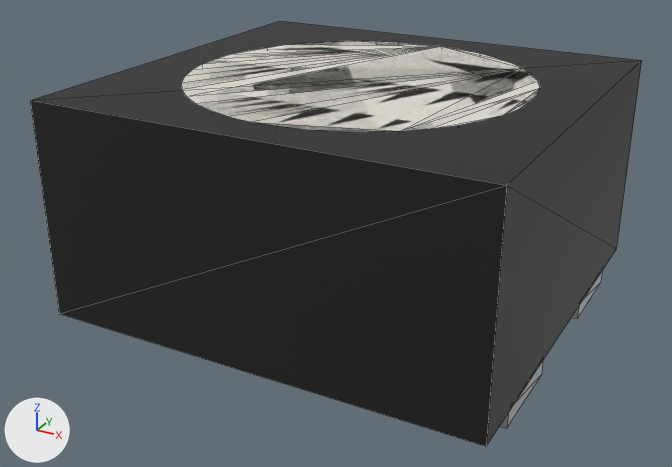
An edit to the glTF model parts/sk68xxmini-hs/sk68xxmini-hs.glb, drawn before and after from the same camera.
Both versions are drawn from a camera (50 mm lens) standing at (0.00339, -0.00657, 0.00383) and looking at (-0.0001, -0.00022, 0.00065). Arrows for +X, +Y and +Z are at lower left; the lights stay in place. The picture after the commit comes second. Mesh edges are drawn as thin lines. Where no turn or scale is listed for an object, it has been applied to the vertices. Vertices at exactly the same position are counted once.
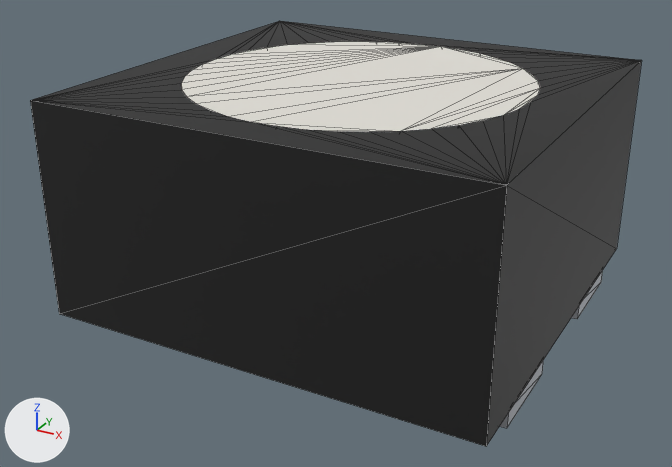
The change, as JSON lines over the scene's bpy script:
```json
{"block": "me_mesh_0", "where": "# used by ob_mesh_0; location = (0.0, 0.0, 0.00105)"}
{"op": "remove", "block": "me_mesh_0", "code": "me_mesh_0.from_pydata(...)  # 8 vertices, 12 faces; spans x -0.00185..0.00185, y -0.00175..0.00175, z -0.0009..0.0009"}
{"op": "add", "block": "me_mesh_0", "code": "me_mesh_0.from_pydata(...)  # 92 vertices, 180 faces; spans x -0.00185..0.00185, y -0.00175..0.00175, z 0.00015..0.00195"}
{"block": "me_mesh_0", "change": "me_mesh_0 part 1: the whole mesh is rebuilt"}
{"op": "set", "path": "ob_mesh_0.location", "old": "(0.0, 0.0, 0.00105)", "new": "(0.0, 0.0, 0.0)"}
```

Changed parts and their boxes [x1, y1, x2, y2] in the pictures (672 x 467 px):
```json
{"object": "Mesh_0", "change": "reshaped, moved", "before": [30, 21, 642, 446], "after": [30, 21, 642, 446]}
```
